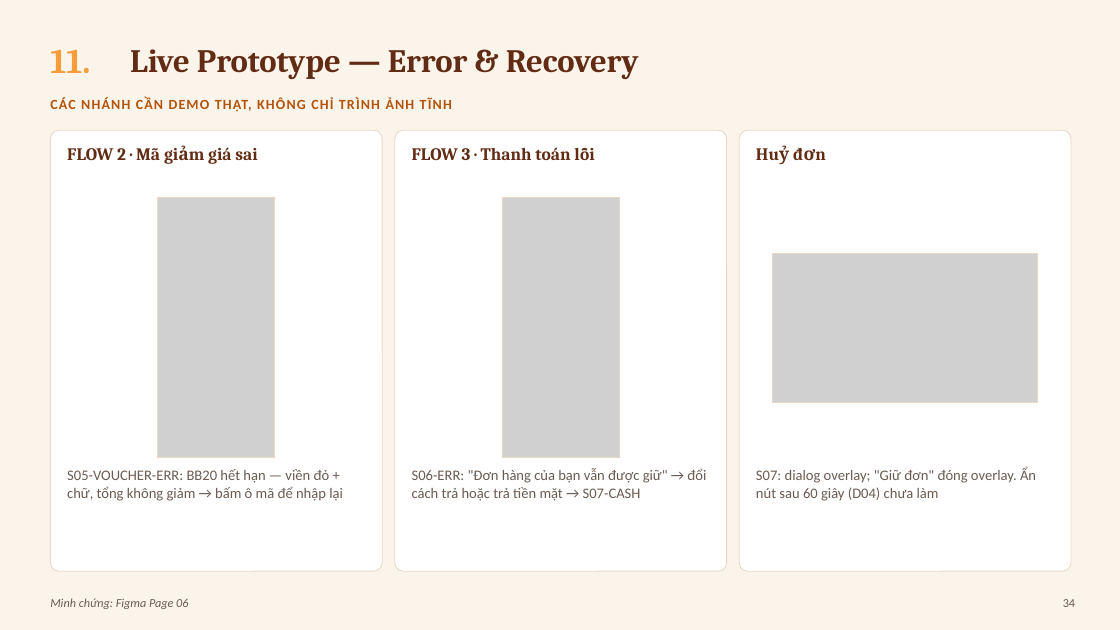
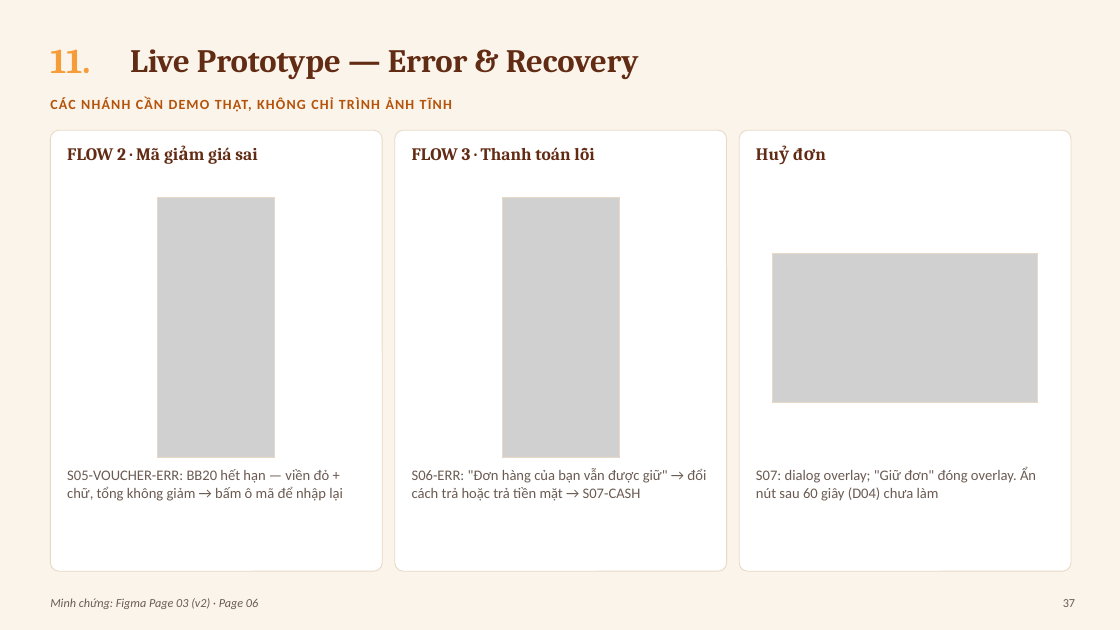
Before and after one commit to baonv0817/PRM323-Lab2-Group2, a slide deck: slide 37 of slides/BreakBite_Lab2_Presentation.pptx (slide 34 before the commit). Drawn at 1120x630 pixels with LibreOffice and Linux fonts; fonts in the diff are those of the drawing; grey boxes stand for pictures. Boxes give left, top, right and bottom in pixels: in the first picture for what was removed or moved away, otherwise in the second. Text is boxed around its words. In the diff, an @@ line names an element or a change of style, - is before the commit and + after.

```diff
--- a/slides/BreakBite_Lab2_Presentation.pptx
+++ b/slides/BreakBite_Lab2_Presentation.pptx
@@ text at [50,598,258,609]: text changed @@
-Minh chứng: Figma Page 06
+Minh chứng: Figma Page 03 (v2) · Page 06
@@ text at [1063,599,1075,607]: text changed @@
-34
+37
```
Also in this commit, not shown: 17 other slides changed, 4 slides added, 17 other files.
